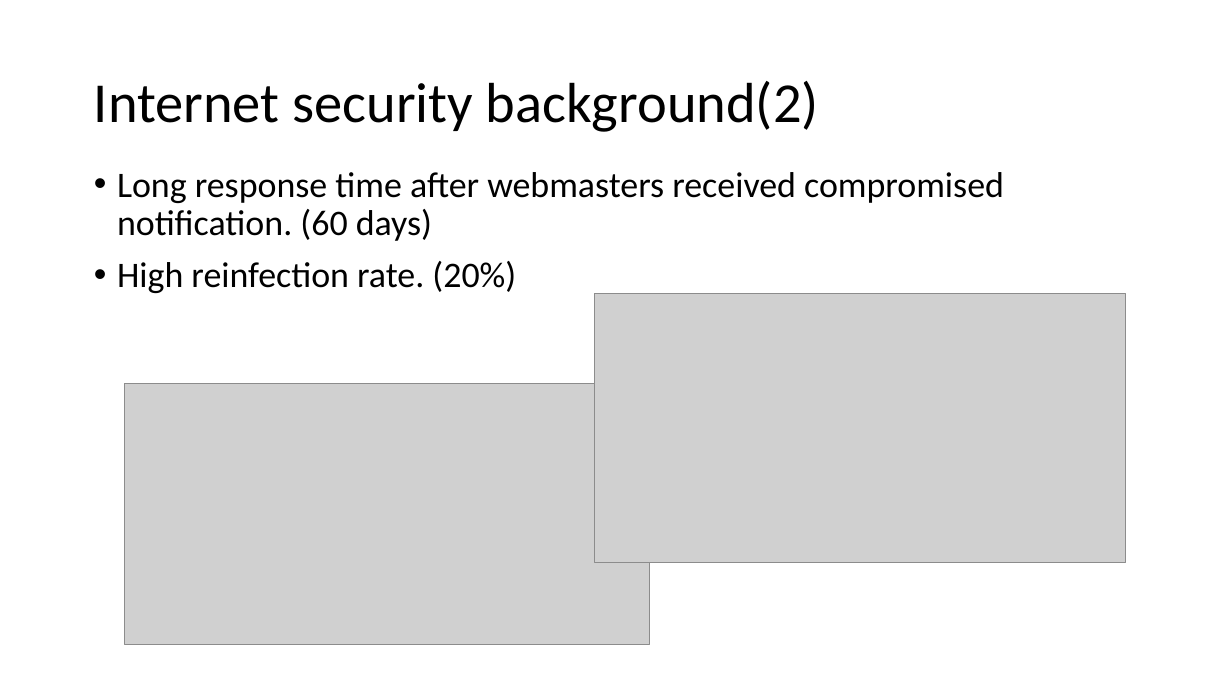
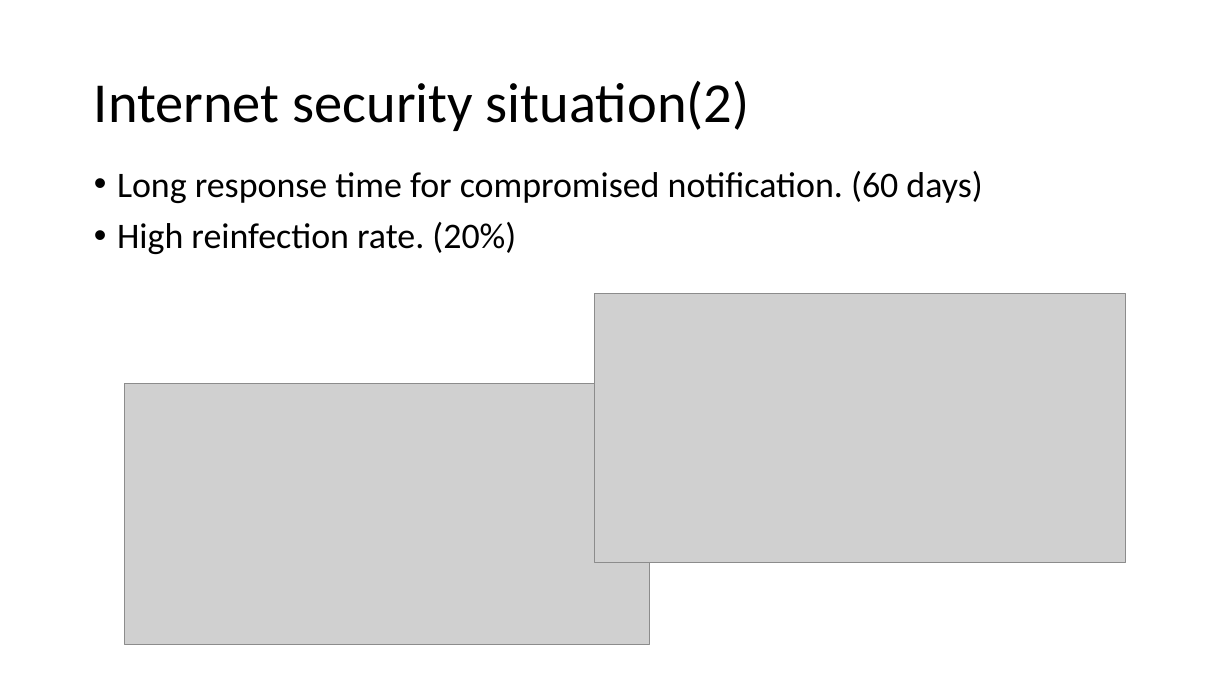
Before and after one commit to jacqbb/webscan, a slide deck: slide 4 of urlinfo_presentation.pptx. Drawn at 1232x693 pixels with LibreOffice and Linux fonts; fonts in the diff are those of the drawing; grey boxes stand for pictures; background and template pictures are left out. Boxes give left, top, right and bottom in pixels: in the first picture for what was removed or moved away, otherwise in the second. Text is boxed around its words. In the diff, an @@ line names an element or a change of style, - is before the commit and + after.

```diff
--- a/urlinfo_presentation.pptx
+++ b/urlinfo_presentation.pptx
@@ title at (94,81,750,131): text changed @@
-Internet security background(2)
+Internet security situation(2)
@@ text at (117,171,982,203): text changed @@
-• Long response time after webmasters received compromised notification. (60 days)
+• Long response time for compromised notification. (60 days)
```
Also in this commit, not shown: 12 other slides changed, 1 other file.
